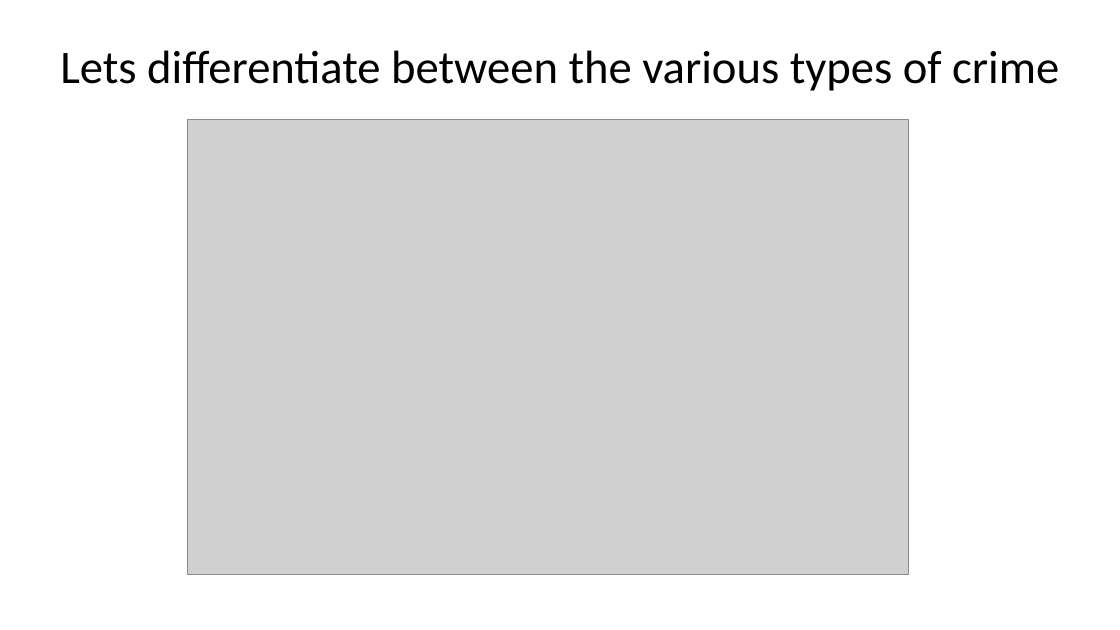
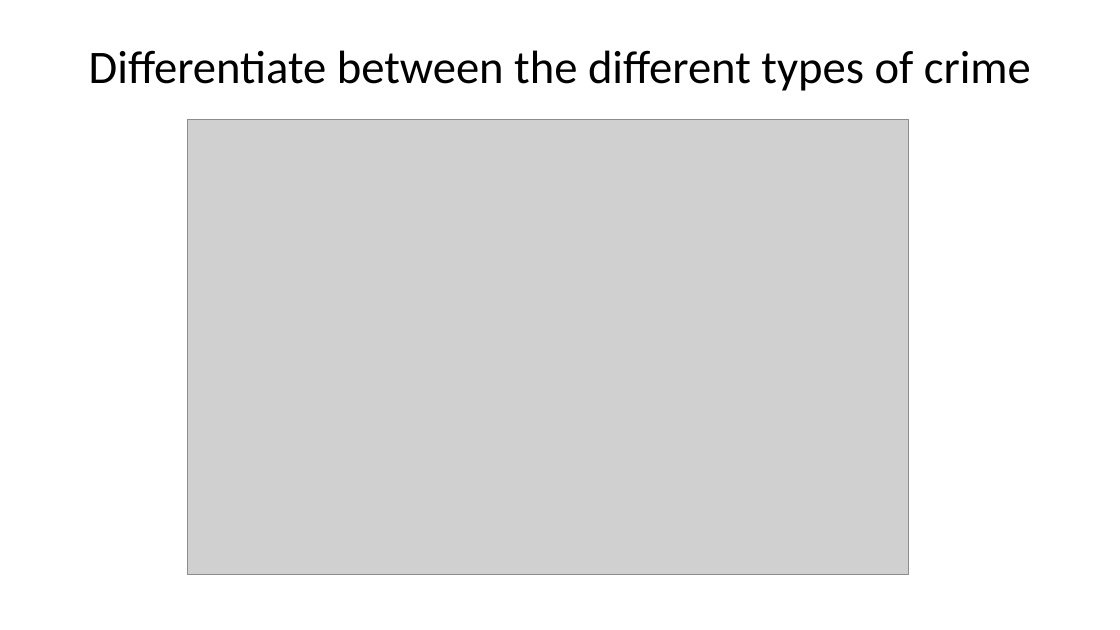
Before and after one commit to dmorison/GIS-in-R-spatial-crime-data-analysis, a slide deck: slide 5 of Mapping London’s crime with R.pptx (slide 3 before the commit). Drawn at 1120x630 pixels with LibreOffice and Linux fonts; fonts in the diff are those of the drawing; grey boxes stand for pictures. Boxes give left, top, right and bottom in pixels: in the first picture for what was removed or moved away, otherwise in the second. Text is boxed around its words. In the diff, an @@ line names an element or a change of style, - is before the commit and + after.

```diff
--- a/Mapping London’s crime with R.pptx
+++ b/Mapping London’s crime with R.pptx
@@ title at (x1=89, y1=50, x2=1031, y2=91): text changed @@
-Lets differentiate between the various types of crime
+Differentiate between the different types of crime
```
Also in this commit, not shown: 4 other slides changed, 9 slides added.
